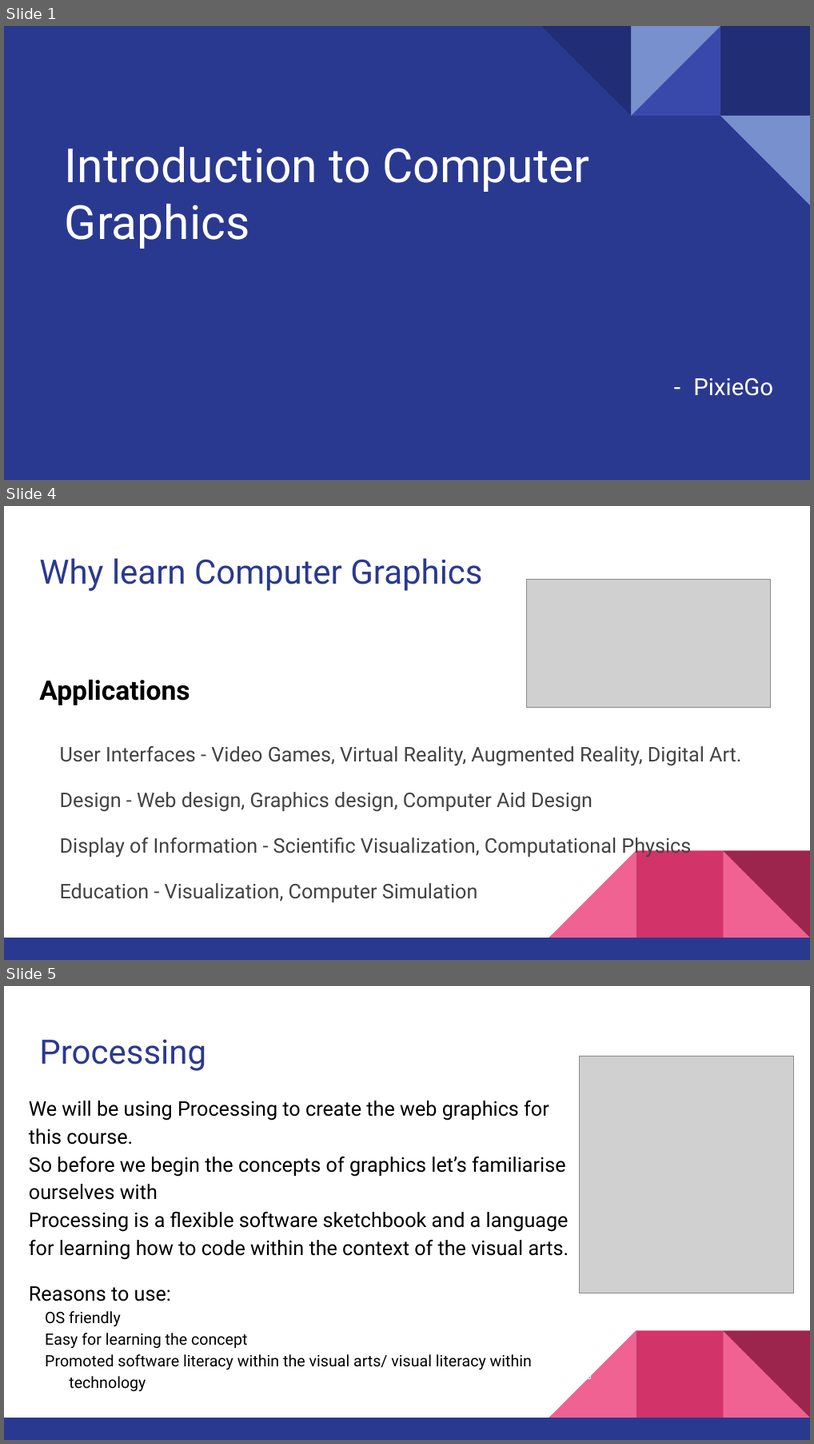
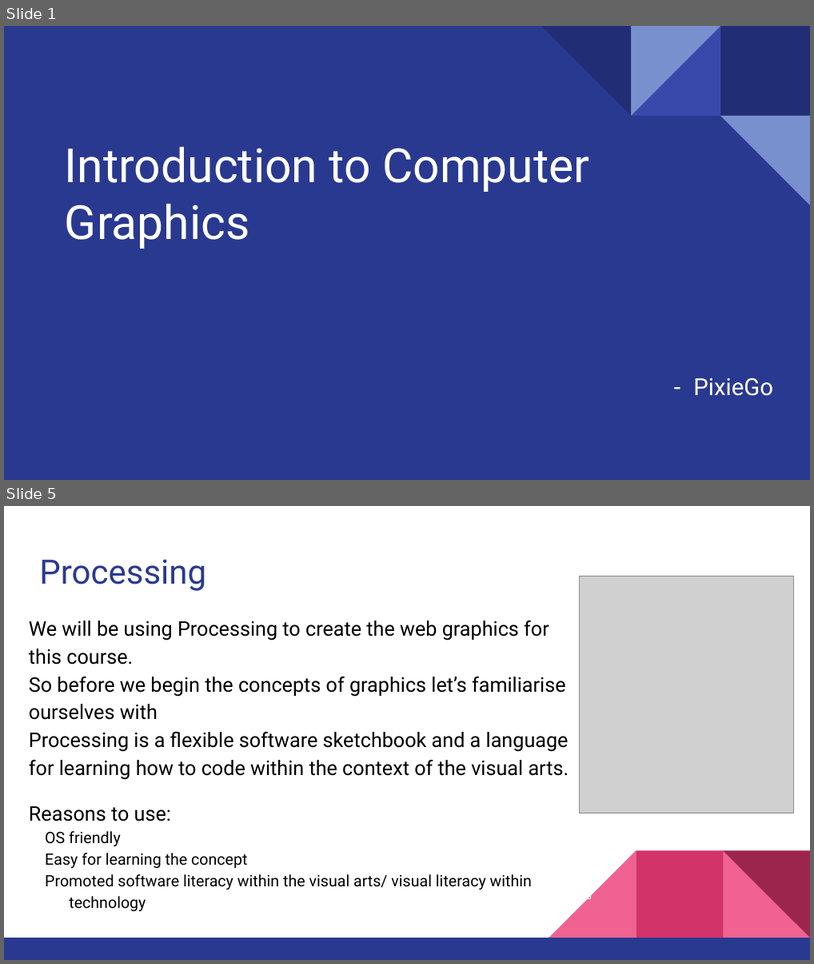
Before and after one commit to CodeChix-OpenSource/CodeChix-Technical-Curriculums, a slide deck: VMware-CodeHouse/PixieGo/Slides/Instructor_Curriculum.pptx. Shown one above the other, each under a label of ours: slides 1, 4 and 5 before the commit, slides 1 and 5 after it; the slides between them are not shown. The pictures are 814x1444 and 814x964 pixels, drawn with LibreOffice and Linux fonts; fonts in the diff are those of the drawing; grey boxes stand for pictures. Boxes give left, top, right and bottom in pixels: in the first picture for what was removed or moved away, otherwise in the second. Text is boxed around its words. In the diff, an @@ line names an element or a change of style, - is before the commit and + after.

```diff
--- a/VMware-CodeHouse/PixieGo/Slides/Instructor_Curriculum.pptx
+++ b/VMware-CodeHouse/PixieGo/Slides/Instructor_Curriculum.pptx
@@ slide 4 removed at bbox=[4, 506, 810, 960], background #FFFFFF; not listed: 5 template elements that a slide beside it also shows @@
@@ title removed at bbox=[39, 558, 482, 591] @@
-Why learn Computer Graphics
@@ picture removed at bbox=[526, 580, 771, 708] @@
@@ text removed at bbox=[39, 679, 742, 902] @@
-Applications
-User Interfaces - Video Games, Virtual Reality, Augmented Reality, Digital Art.
-Design - Web design, Graphics design, Computer Aid Design
-Display of Information - Scientific Visualization, Computational Physics
-Education - Visualization, Computer Simulation
```
Also in this commit, not shown: 27 slides changed, 13 slides added, 9 other slides removed, 18 other files.
